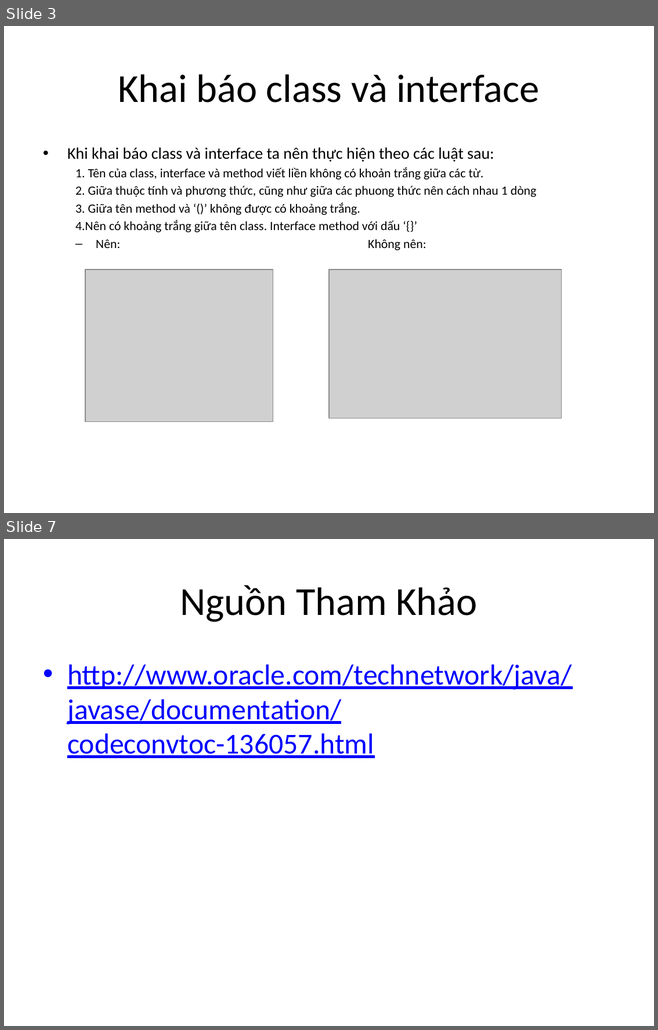
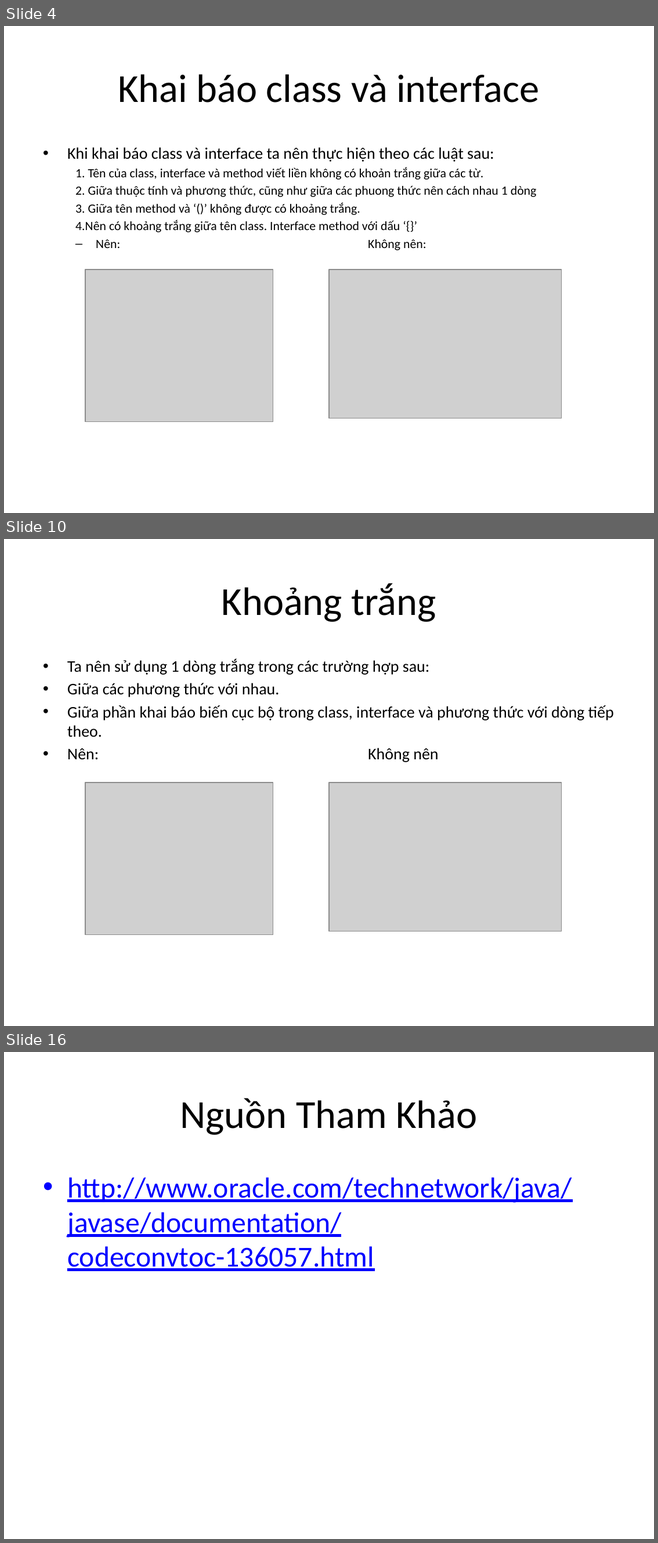
Before and after one commit to ToTranMinhNhut/Java-SE8-Fundamentals, a slide deck: programing style.pptx. Shown one above the other, each under a label of ours: slides 3 and 7 before the commit, slides 4, 10 and 16 after it; the slides between them are not shown. The pictures are 658x1030 and 658x1543 pixels, drawn with LibreOffice and Linux fonts; fonts in the diff are those of the drawing; grey boxes stand for pictures. Boxes give left, top, right and bottom in pixels: in the first picture for what was removed or moved away, otherwise in the second. Text is boxed around its words. In the diff, an @@ line names an element or a change of style, - is before the commit and + after.

```diff
--- a/programing style.pptx
+++ b/programing style.pptx
@@ slide 10 added at bbox=[4, 539, 654, 1026], background #FFFFFF @@
@@ title added at bbox=[221, 583, 436, 622], 44 pt, text #000000 @@
+Khoảng trắng
@@ text added at bbox=[67, 658, 614, 762], 18 pt, text #000000 @@
+• Ta nên sử dụng 1 dòng trắng trong các trường hợp sau:
+• Giữa các phương thức với nhau.
+• Giữa phần khai báo biến cục bộ trong class, interface và phương thức với dòng tiếp theo.
+• Nên: Không nên
@@ picture added at bbox=[85, 783, 273, 935] @@
@@ picture added at bbox=[329, 783, 561, 931] @@
@@ what was slide 3 is now slide 4 @@
@@ what was slide 7 is now slide 16 @@
```
Also in this commit, not shown: 3 slides changed, 8 other slides added.
